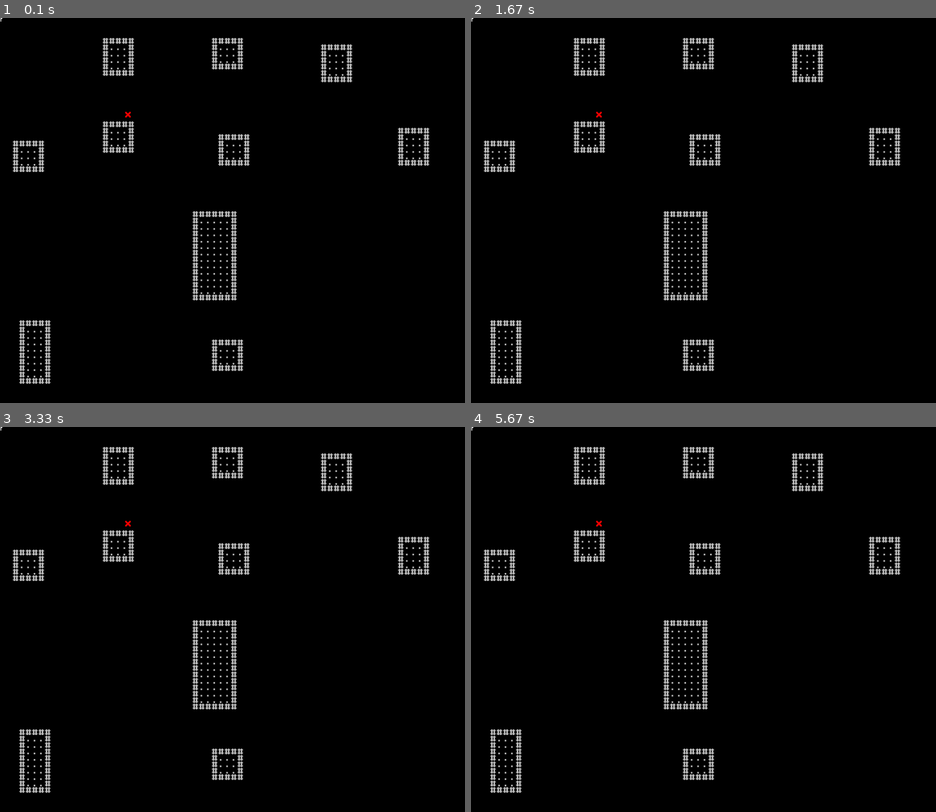
Above: before the commit, frames 1-4 (two rows, left to right).
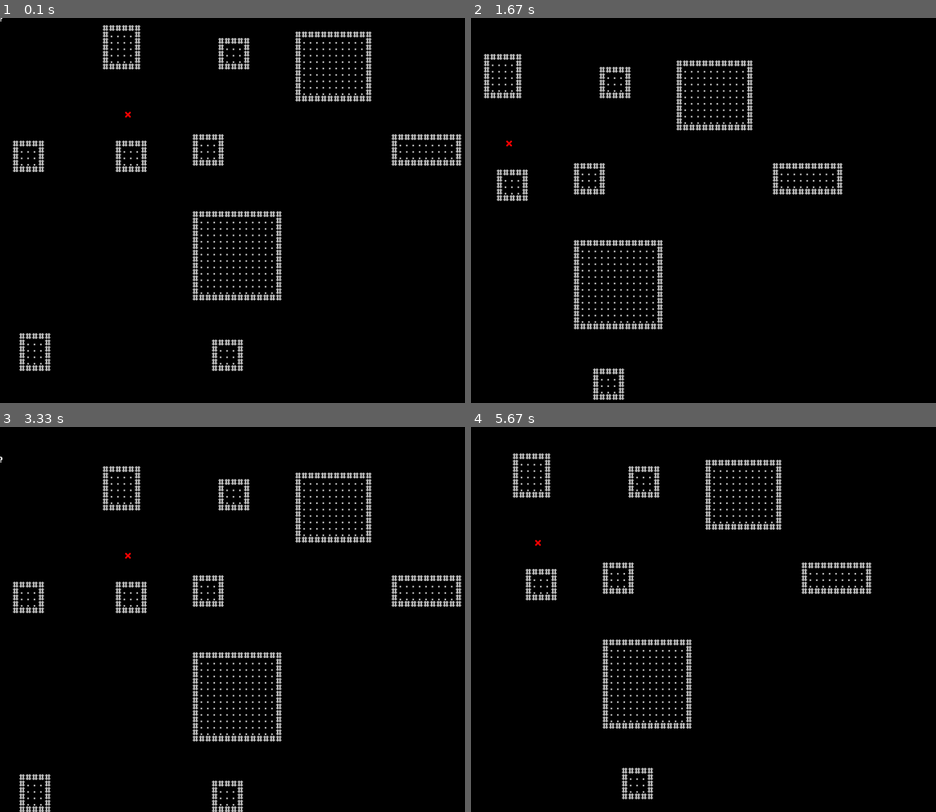
Above: after the commit, the same moments.

Repository: BlackHat-Magic/PyGame-Demo
Game: pygame game, started from app.py
The game is run twice, just before and just after one commit, with the same random seed, the same clock (stepped at 60 frames per second) and the same inputs.
Inputs:
- Up to frame 1 (0.1 s): no input
- Up to frame 2 (1.67 s): hold D 0.33-0.8 s; hold W 0.83-1.13 s; hold D 1.17-1.63 s
- Up to frame 3 (3.33 s): hold A 1.67-2.2 s; hold S 2.23-2.53 s; hold A 2.57-2.97 s; hold W from 3 s (still down)
- Up to frame 4 (5.67 s): release W at 3.37 s; hold D 3.4-4.03 s; hold S 4.07-4.43 s; hold A 4.47-4.93 s; hold D 4.97-5.43 s; hold W from 5.47 s (still down)

The runs differ from the first frame. In frame 1, 4.2% of the frame differs, in the area x 4-100%, y 1-96%; in frame 2, 7.3%, in the area x 0-93%, y 0-100%; in frame 3, 7.0%; in frame 4, 7.3%.

Commit message:
started implementing camera movement

Diff:
--- a/app.py
+++ b/app.py
@@ -28,16 +28,6 @@
         self.name_tag = font.render(name, False, "Black")
         self.health_tag = font.render("H: 100/100", False, "Black")
 
-    # movement with keys (unused)
-    def moveUp(self, amount: int = 1):
-        self.pos_y -= amount
-    def moveDown(self, amount: int = 1):
-        self.pos_y += amount
-    def moveLeft(self, amount: int = 1):
-        self.pos_x -= amount
-    def moveRight(self, amount: int = 1):
-        self.pos_x += amount
-
     # distance to point
     def vecToPoint(self, point):
         target_x, target_y = point
@@ -57,7 +47,7 @@
 
     # get character rectangle
     def rectangle(self):
-        return(self.surface.get_rect(center=(self.pos_x, self.pos_y)))
+        return(self.surface.get_rect(center=(self.pos_x - camera.x, self.pos_y - camera.y)))
 
     # point-and-click movement
     def moveToTarget(self):
@@ -86,16 +76,16 @@
         self.x = 0
         self.y = 0
         self.speed = 2
-    def move_up(self, amt: int = 1):
-        self.y -= amt * speed
-    def move_down(self, amt: int = 1):
-        self.y += amt * speed
-    def move_left(self, amt: int = 1):
-        self.x -= amt * speed
-    def move_right(self, amt: int = 1):
-        self.y += amt * speed
+    def move_up(self, amt: float = 1):
+        self.y -= amt * self.speed
+    def move_down(self, amt: float = 1):
+        self.y += amt * self.speed
+    def move_left(self, amt: float = 1):
+        self.x -= amt * self.speed
+    def move_right(self, amt: float = 1):
+        self.x += amt * self.speed
 
-camera = Camera
+camera = Camera()
 
 # character and enemy
 character = Character(surface=font.render("@", False, "White"), name="It's You!")
@@ -133,12 +123,41 @@
 
     if(mouse[0]):
         target_x, target_y = mouse_pos
-        target_x = target_x // 16 * 16 + 8
-        target_y = target_y // 16 * 16 + 8
+        target_x = target_x // 16 * 16 + 8 - camera.x
+        target_y = target_y // 16 * 16 + 8 - camera.y
         character.target_pos = (target_x, target_y)
     character.moveToTarget()
 
-    big_t += dt
+    # get keys
+    keys = pygame.key.get_pressed()
+
+    if(keys[pygame.K_w]):
+        if(keys[pygame.K_a]):
+            camera.move_up(0.7)
+            camera.move_left(0.7)
+        elif(keys[pygame.K_s]):
+            pass
+        elif(keys[pygame.K_d]):
+            camera.move_up(0.7)
+            camera.move_right(0.7)
+        else:
+            camera.move_up()
+    elif(keys[pygame.K_a]):
+        if(keys[pygame.K_s]):
+            camera.move_left(0.7)
+            camera.move_down(0.7)
+        elif(keys[pygame.K_d]):
+            pass
+        else:
+            camera.move_left()
+    elif(keys[pygame.K_s]):
+        if(keys[pygame.K_d]):
+            camera.move_down(0.7)
+            camera.move_right(0.7)
+        else:
+            camera.move_down()
+    elif(keys[pygame.K_d]):
+        camera.move_right()
 
     # render background
     screen.blit(background, (0, 0))
@@ -151,7 +170,7 @@
             for small_x in range(room.grid.shape[0]):
                 for small_y in range(room.grid.shape[1]):
                     tile = room.grid[small_x, small_y]
-                    coordinates = ((big_x + small_x) * 16, (big_y + small_y) * 16)
+                    coordinates = ((big_x + small_x) * 16 - camera.x, (big_y + small_y) * 16 - camera.y)
                     if(tile == "w"):
                         screen.blit(wall_char, coordinates)
                         continue
@@ -171,3 +190,4 @@
     # render to window & handle clock stuff
     pygame.display.update()
     dt = clock.tick(120)
+    big_t += dt
--- a/dungeon_room_generator.py
+++ b/dungeon_room_generator.py
@@ -2,22 +2,22 @@
 import numpy, random
 
 sizes = {
-    "Empty": (0, 0),
-    "Vacant": (3, 12),
-    "Trap": (3, 5),
-    "Combat": (3, 12),
-    "Treasure": (3, 3),
-    "Merchant": (5, 5),
-    "Starter": (3, 3),
-    "Pre-Boss": (3, 3),
-    "Boss": (12, 12),
-    "Ending": (3, 3)
+    "Empty": (0, 0, 0, 0),
+    "Vacant": (3, 12, 3, 12),
+    "Trap": (3, 5, 3, 5),
+    "Combat": (3, 12, 3 ,12),
+    "Treasure": (3, 3, 3, 3),
+    "Merchant": (5, 5, 5, 5),
+    "Starter": (3, 3, 3, 3),
+    "Pre-Boss": (3, 3, 3, 3),
+    "Boss": (12, 12, 12, 12),
+    "Ending": (3, 3, 3, 3)
 }
 
 class Room():
-    def __init__(self, max_size: tuple, tile: Tile, target_size: tuple = None):
+    def __init__(self, size: tuple, tile: Tile, target_size: tuple = None):
         # extract data from source tile
-        self.max_width, self.max_height = max_size
+        self.min_width, self.max_width, self.min_height, self.max_height = size
         self.biome = tile.biome
         self.coordinates = tile.coordinates
 
@@ -26,13 +26,13 @@
             self.width, self.height = target_size
         else:
             if(self.max_width < 3):
-                self.width = max_size[0]
+                self.width = size[0]
             else:
-                self.width = random.randint(3, self.max_width)
+                self.width = random.randint(self.min_width, self.max_width)
             if(self.max_height < 3):
-                self.height = max_size[1]
+                self.height = size[2]
             else:
-                self.height = random.randint(3, self.max_height)
+                self.height = random.randint(self.min_height, self.max_height)
 
         # generate empty grid
         self.grid = numpy.empty((15, 15), dtype=str)
